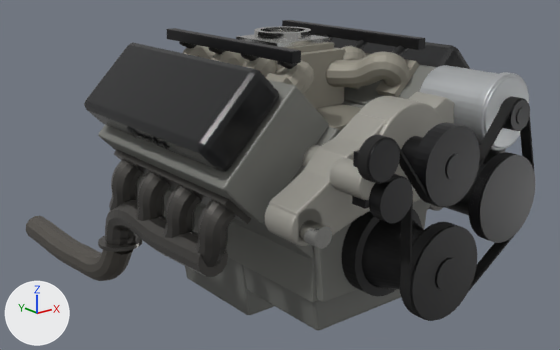
A saved change to the glTF model nuke_frontend/public/models/k5-engine-ls3.glb.
Both versions are drawn from a 50 mm camera at (-1.025, -2.913, 1.302) aimed at (0.036, -1.586, 0.771). Arrows for +X, +Y and +Z are at lower left; the lights stay in place. The picture after the commit comes second. Vertices at exactly the same position are counted once.

Names of what the first picture shows: 'alternator_197-302', 'balancer', 'belt', 'block', 'downpipe_R', 'head_R', 'header_L', 'header_R', 'intake_300-131', 'midmount_bracket', 'oil_pan', 'ps_pulley', 'valve_cover_R', 'water_pump' and 15 more.
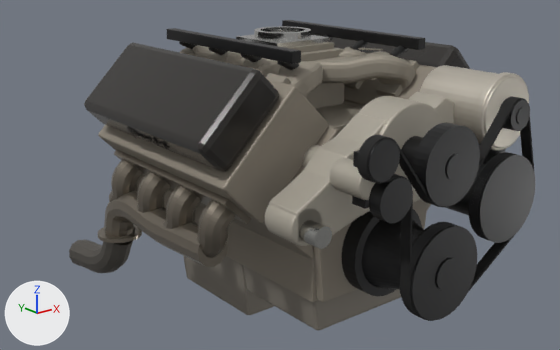
Location of each change, (x1, y1, x2, y2) in pixels of the pictures (560 x 350 px; the box of a moved part takes in the faces that stretch with it):
'header_R', recoloured, reshaped (8% shorter)
    before: (98, 150, 251, 277)
    after: (98, 150, 251, 267)
'intake_300-131', reshaped
    before: (183, 42, 419, 131)
    after: (179, 42, 419, 131)
'downpipe_R', reshaped
    before: (26, 216, 133, 281)
    after: (69, 240, 133, 273)
'header_L', recoloured
    both: (428, 204, 443, 211)
part 1 of me_intake_300_131, rebuilt
    before: (340, 46, 367, 60)
    after: (338, 47, 366, 57)
part 2 of me_intake_300_131, rebuilt
    before: (325, 52, 410, 87)
    after: (315, 51, 416, 89)
part 3 of me_intake_300_131, rebuilt
    before: (183, 45, 215, 59)
    after: (179, 45, 214, 59)
part 4 of me_intake_300_131, rebuilt (18% wider)
    before: (245, 57, 277, 77)
    after: (243, 58, 281, 77)
part 5 of me_intake_300_131, rebuilt (15% wider)
    before: (275, 60, 314, 95)
    after: (278, 61, 323, 97)
part 6 of me_intake_300_131, moved or reshaped
    before: (211, 51, 247, 67)
    after: (208, 51, 245, 66)
part 7 of me_header_r, moved or reshaped
    before: (105, 200, 228, 277)
    after: (104, 191, 228, 267)
part 8 of me_header_r, moved or reshaped
    before: (98, 234, 142, 252)
    after: (98, 225, 142, 243)
part 9 of me_header_r, moved or reshaped
    before: (109, 174, 228, 267)
    after: (109, 174, 228, 258)

Patch to the scene script:
```diff
--- a/nuke_frontend/public/models/k5-engine-ls3.glb.py
+++ b/nuke_frontend/public/models/k5-engine-ls3.glb.py
@@ mat_coated_cast_header__glossy_grey @@
 mat_coated_cast_header__glossy_grey = principled_material('coated cast header (glossy grey)')
-mat_coated_cast_header__glossy_grey.base_color = (0.114, 0.109, 0.102)  # dark grey #5f5d5a
+mat_coated_cast_header__glossy_grey.base_color = (0.242, 0.212, 0.171)  # grey #877f73
 mat_coated_cast_header__glossy_grey.metallic = 0.8
@@ me_intake_300_131 @@
-me_intake_300_131.from_pydata(...)  # 3064 vertices, 6052 faces; spans x -0.167..0.167, y -1.885..-1.445, z 0.945..1.083
+me_intake_300_131.from_pydata(...)  # 4962 vertices, 9840 faces; spans x -0.167..0.167, y -1.886..-1.443, z 0.945..1.083
+# me_intake_300_131 part 1: the loose piece of 372 vertices spanning x 0.048..0.155, y -1.764..-1.667, z 0.994..1.074 is rebuilt with 496 vertices and now spans x 0.042..0.152, y -1.774..-1.661, z 1.003..1.07
+# me_intake_300_131 part 2: the loose piece of 372 vertices spanning x 0.028..0.155, y -1.876..-1.708, z 0.994..1.076 is rebuilt with 496 vertices and now spans x -0.014..0.151, y -1.886..-1.703, z 1.003..1.073
+# me_intake_300_131 part 3: the loose piece of 372 vertices spanning x -0.155..-0.044, y -1.576..-1.453, z 0.995..1.075 is rebuilt with 496 vertices and now spans x -0.152..-0.036, y -1.578..-1.443, z 1.003..1.07
+# me_intake_300_131 part 4: the loose piece of 372 vertices spanning x -0.155..-0.051, y -1.739..-1.652, z 0.994..1.075 is rebuilt with 496 vertices and now spans x -0.152..-0.046, y -1.75..-1.645, z 1.003..1.07
+# me_intake_300_131 part 5: the loose piece of 372 vertices spanning x -0.155..-0.036, y -1.852..-1.707, z 0.995..1.076 is rebuilt with 496 vertices and now spans x -0.151..0.012, y -1.861..-1.7, z 1.003..1.072
+# me_intake_300_131 part 6: 371 vertices removed from x -0.155..-0.055, y -1.643..-1.567, z 0.994..1.075; 495 vertices added at x -0.151..-0.052, y -1.652..-1.556, z 1.003..1.07
+# other edits to the shape of me_intake_300_131 do not show in these pictures
 me_intake_300_131.materials.append(mat_cast_aluminium__as_cast_holley_intake)
@@ me_header_r @@
-me_header_r.from_pydata(...)  # 2068 vertices, 4108 faces; spans x -0.348..-0.249, y -1.86..-1.391, z 0.642..0.859
+me_header_r.from_pydata(...)  # 2068 vertices, 4108 faces; spans x -0.348..-0.249, y -1.86..-1.391, z 0.662..0.859
+# me_header_r part 7: the loose piece of 492 vertices spanning x -0.333..-0.267, y -1.812..-1.406, z 0.645..0.764 is moved by (0.0, 0.0, 0.02)
+# me_header_r part 8: the loose piece of 80 vertices spanning x -0.348..-0.252, y -1.487..-1.391, z 0.642..0.65 is moved by (0.0, 0.0, 0.02)
+# me_header_r part 9: 956 of 2068 vertices moved; they spanned x -0.331..-0.273, y -1.847..-1.432, z 0.716..0.81 and now span x -0.331..-0.273, y -1.847..-1.436, z 0.731..0.81; mean shift (0.0, 0.0, 0.01); largest move (-0.299, -1.432, 0.744) -> (-0.299, -1.436, 0.769)
 me_header_r.materials.append(mat_coated_cast_header__glossy_grey)
@@ me_downpipe_r @@
-me_downpipe_r.from_pydata(...)  # 588 vertices, 1172 faces; spans x -0.348..-0.268, y -1.465..-0.979, z 0.512..0.66
+me_downpipe_r.from_pydata(...)  # 396 vertices, 788 faces; spans x -0.344..-0.268, y -1.466..-1.242, z 0.529..0.678
+# me_downpipe_r part 10: 588 vertices removed from x -0.348..-0.268, y -1.465..-0.979, z 0.512..0.66; 396 vertices added at x -0.344..-0.268, y -1.466..-1.242, z 0.529..0.678
 me_downpipe_r.materials.append(mat_mild_steel_down_pipe)
```
